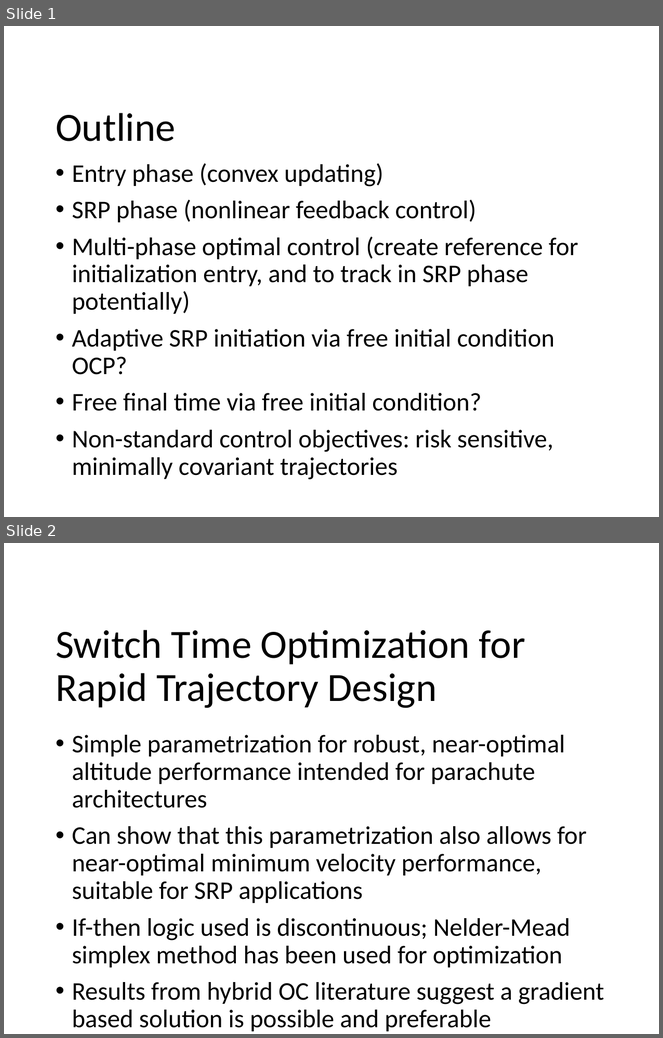
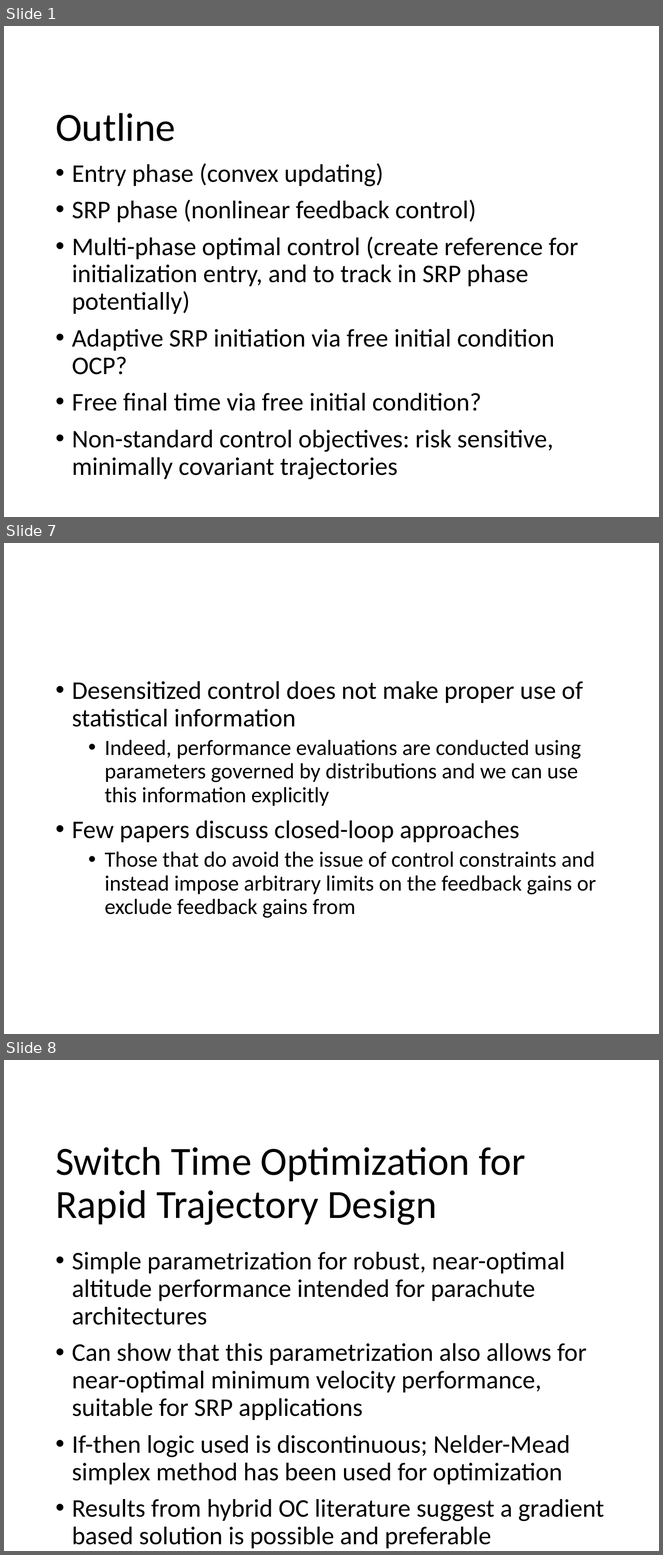
Before and after one commit to CDNoyes/EDL-Py, a slide deck: Documents/Qual Exam.pptx. Shown one above the other, each under a label of ours: slides 1 and 2 before the commit, slides 1, 7 and 8 after it; the slides between them are not shown. The pictures are 663x1038 and 663x1555 pixels, drawn with LibreOffice and Linux fonts; fonts in the diff are those of the drawing; background and template pictures are left out. Boxes give left, top, right and bottom in pixels: in the first picture for what was removed or moved away, otherwise in the second. Text is boxed around its words. In the diff, an @@ line names an element or a change of style, - is before the commit and + after.

```diff
--- a/Documents/Qual Exam.pptx
+++ b/Documents/Qual Exam.pptx
@@ slide 7 added at (4, 543, 659, 1034), background #FFFFFF @@
@@ text added at (72, 681, 596, 918), 24 pt, text #000000 @@
+• Desensitized control does not make proper use of statistical information
+  • Indeed, performance evaluations are conducted using parameters governed by distributions and we can use this information explicitly
+• Few papers discuss closed-loop approaches
+  • Those that do avoid the issue of control constraints and instead impose arbitrary limits on the feedback gains or exclude feedback gains from
@@ what was slide 2 is now slide 8 @@
```
Also in this commit, not shown: 1 slide changed, 5 other slides added, 3 other files.
